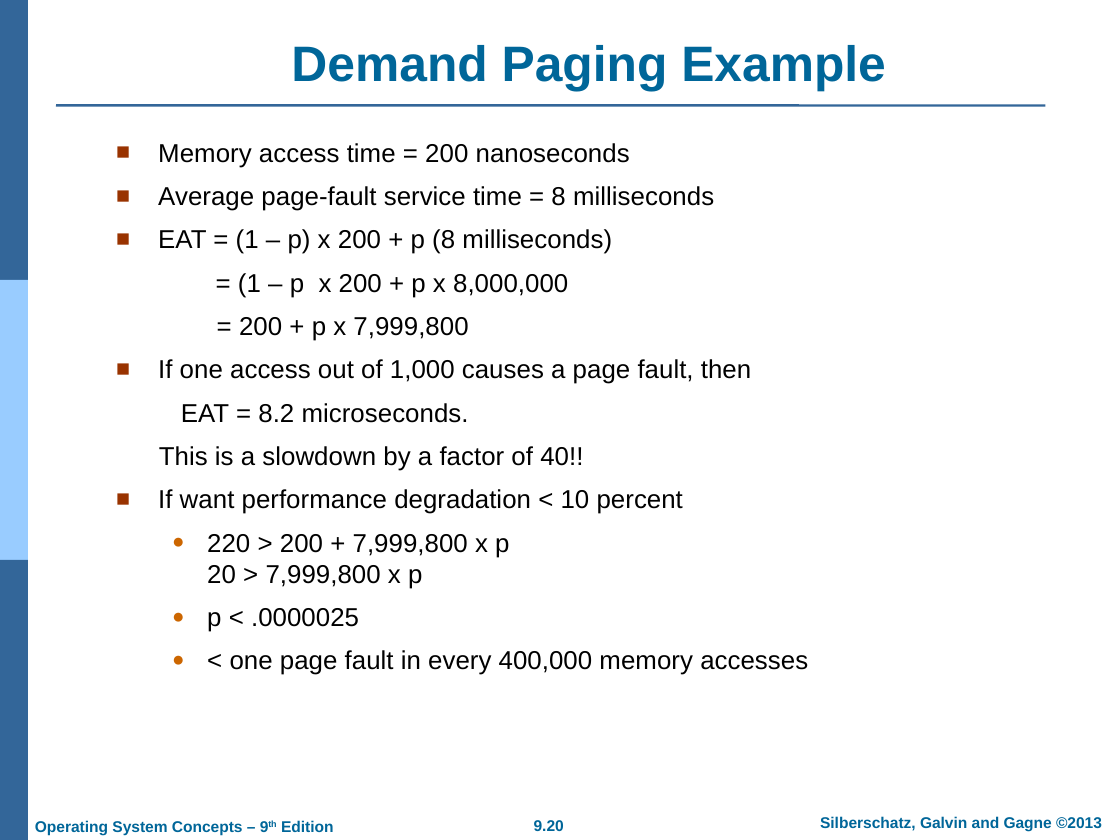
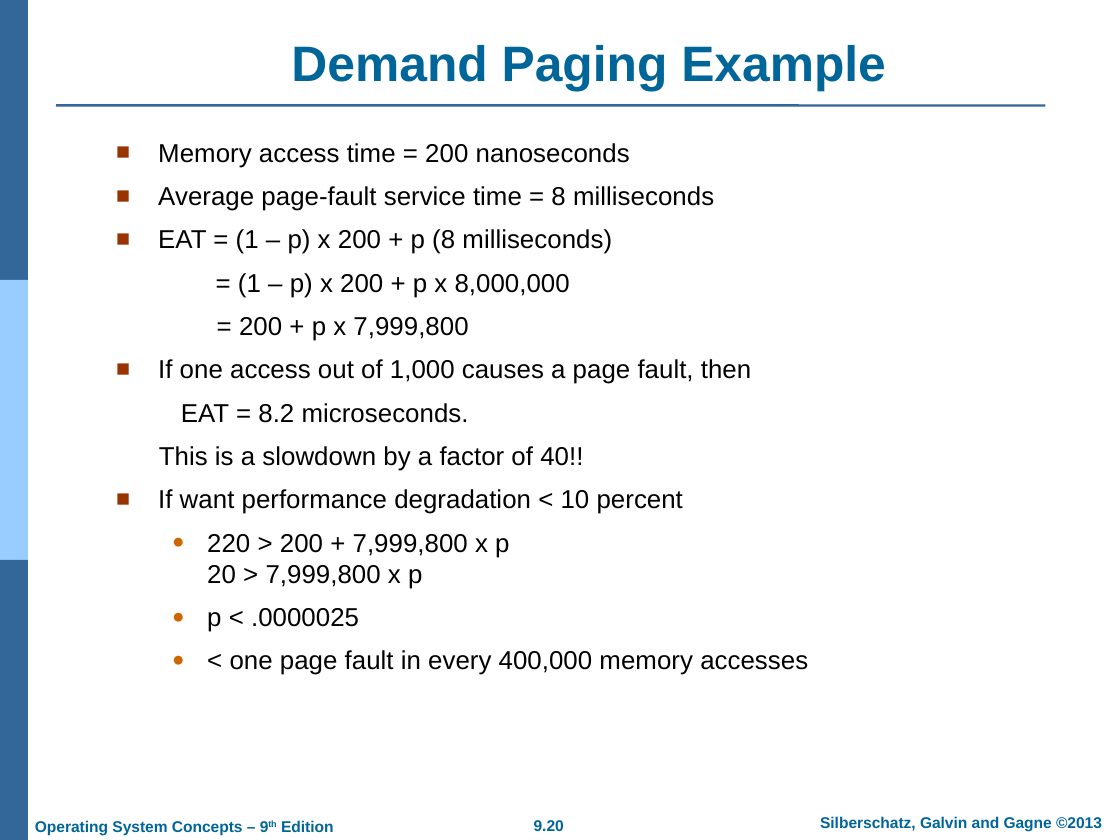
Before and after one commit to GeneralNitin/S4, a slide deck: slide 20 of S4/03. OS/PPTs/PPT-dir/09. Virtual Memory Management.ppt. Drawn at 1120x840 pixels with LibreOffice and Linux fonts; fonts in the diff are those of the drawing; background and template pictures are left out. Boxes give left, top, right and bottom in pixels: in the first picture for what was removed or moved away, otherwise in the second. Text is boxed around its words. In the diff, an @@ line names an element or a change of style, - is before the commit and + after.

```diff
--- a/S4/03. OS/PPTs/PPT-dir/09. Virtual Memory Management.ppt
+++ b/S4/03. OS/PPTs/PPT-dir/09. Virtual Memory Management.ppt
@@ text at (238, 273, 570, 298): text changed @@
-= (1 – p x 200 + p x 8,000,000
+= (1 – p) x 200 + p x 8,000,000
```
Also in this commit, not shown: 1 other slide changed.
